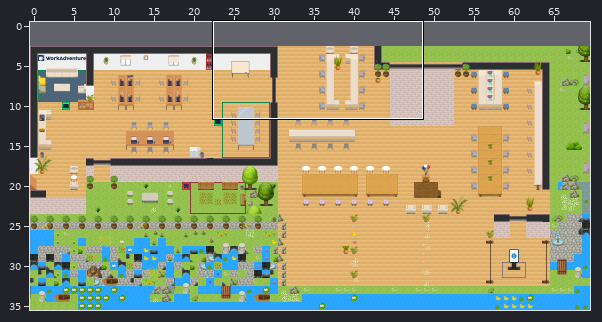
Tiled map (JSON) -- office.tmj. Above: a wide view before the commit, with the close-up outlined.
Close-up. Before:
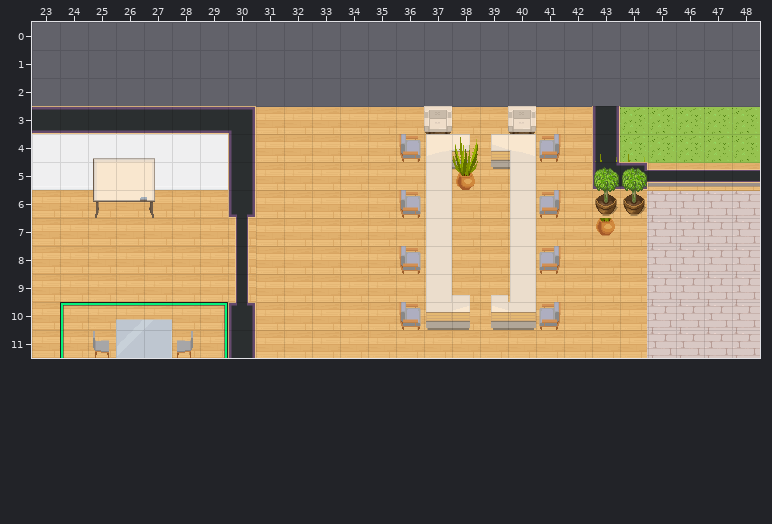
Cells are 32x32 px. Shown: x 23..48, y 0..11. The commit also changed other parts of the map, which this record leaves out. The old version is drawn lined up with the new one.
The same view after the edit:
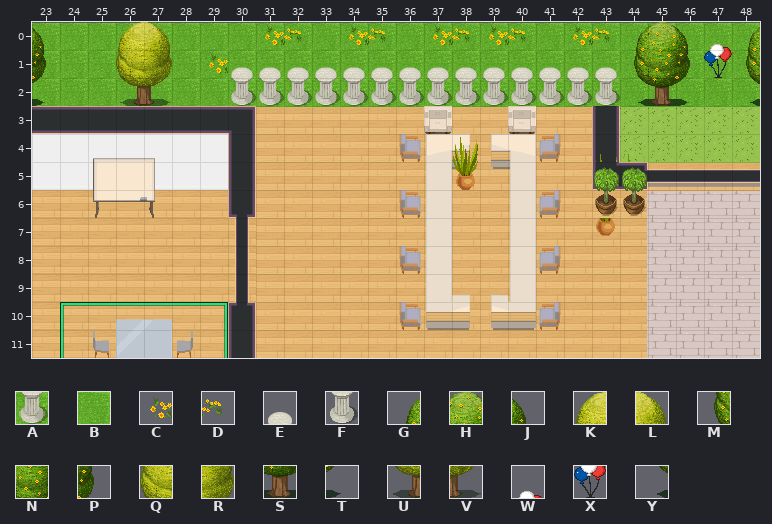
Key: from "Chunk 1": A 2, B 3, C 176, D 177, E 187, F 197, G 242, H 243, J 244, K 245, L 246, M 248, N 249, P 250, Q 251, R 252, S 255; from "Chunk 2": T 0, U 1, V 2, W 16, X 18, Y 171.
_ is an empty cell.
See-through tiles are keyed as they look on the map.
From old to new:
Changed rows in their new state; . is an unchanged cell.
map size 70x33 -> 70x36 cells (old content now starts at 0,3; both pictures use the new coordinates)
Layer "collisions":
first column x 43:
 2 AAAAAA
Layer "floor/xbit open floor":
first column x 23:
 0 BBBBBBBBBBBBBBBBBBBBBBBBBB
 1 BBBBBBBBBBBBBBBBBBBBBBBBBB
 2 BBBBBBBBBBBBBBBBBBBBBBBBBB
Layer "furniture/xbit furniture":
first column x 23:
 0 J..KL...CD.CD.CDCD.CDGHJWG
 1 P..QR.CEEEEEEEEEEEEEEMNPXM
 2 T..UV..FFFFFFFFFFFFFFYST.Y
Boxes around the changes in both close-ups, in picture pixels (x1, y1, x2, y2):
added: (32, 22, 760, 107)
